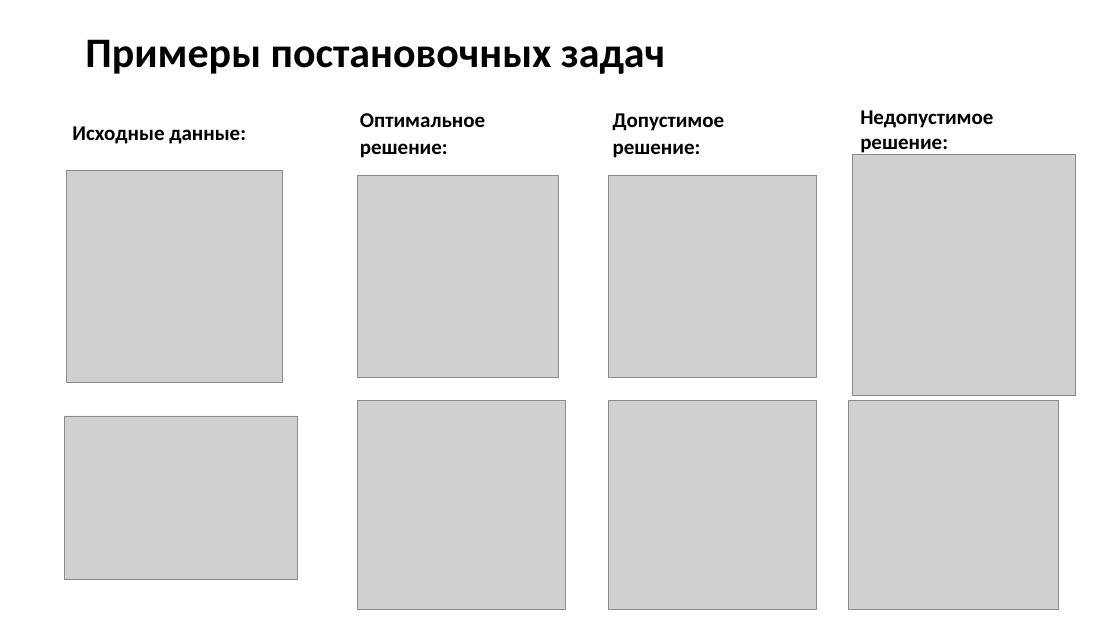
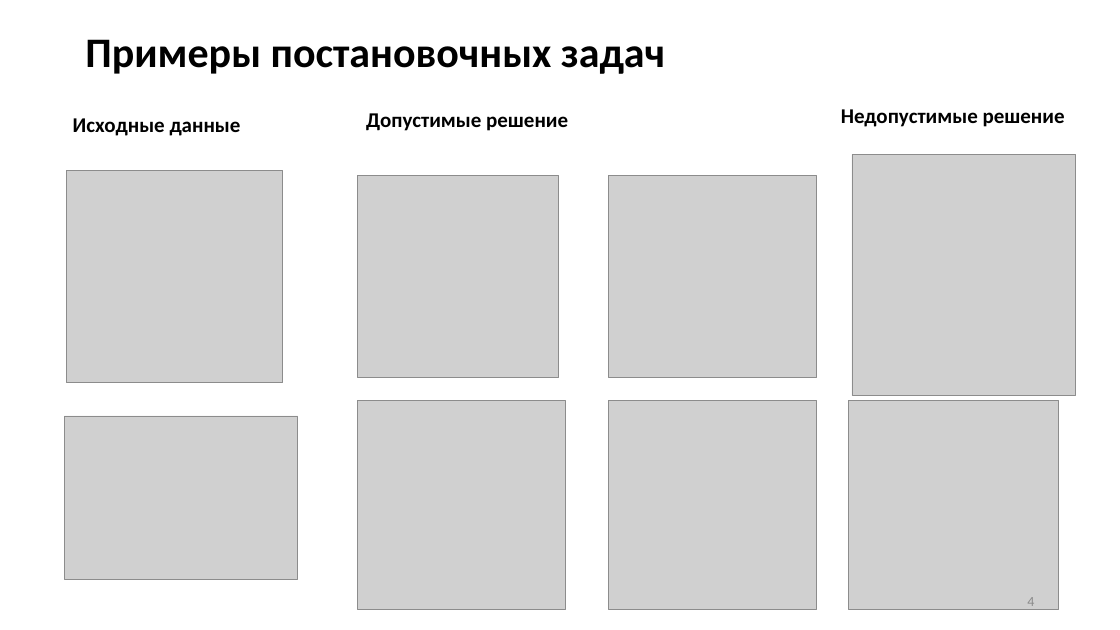
Before and after one commit to SergeyRyzhov/EP, a slide deck: slide 4 of documents/Презентация.pptx. Drawn at 1120x630 pixels with LibreOffice and Linux fonts; fonts in the diff are those of the drawing; grey boxes stand for pictures. Boxes give left, top, right and bottom in pixels: in the first picture for what was removed or moved away, otherwise in the second. Text is boxed around its words. In the diff, an @@ line names an element or a change of style, - is before the commit and + after.

```diff
--- a/documents/Презентация.pptx
+++ b/documents/Презентация.pptx
@@ text at [73,118,241,136]: text changed @@
-Исходные данные:
+Исходные данные
@@ text removed at [360,113,485,158] @@
-Оптимальное решение:
@@ text at [366,113,568,131]: text changed @@
-Допустимое решение:
+Допустимые решение
@@ text at [841,109,1065,127]: text changed @@
-Недопустимое решение:
+Недопустимые решение
@@ page number added at [1027,597,1034,610], 12 pt, text #8C8C8C @@
+4
```
Also in this commit, not shown: 10 other slides changed, 4 slides added, 3 slides removed, 11 other files.
